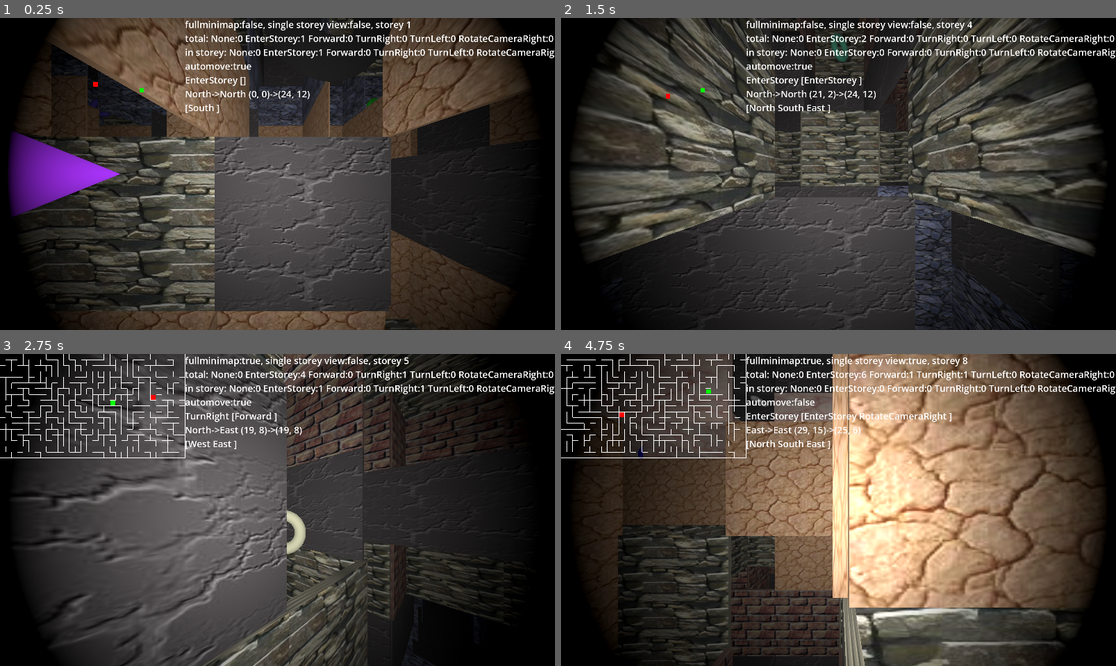
Above: before the commit, frames 1-4 (two rows, left to right).
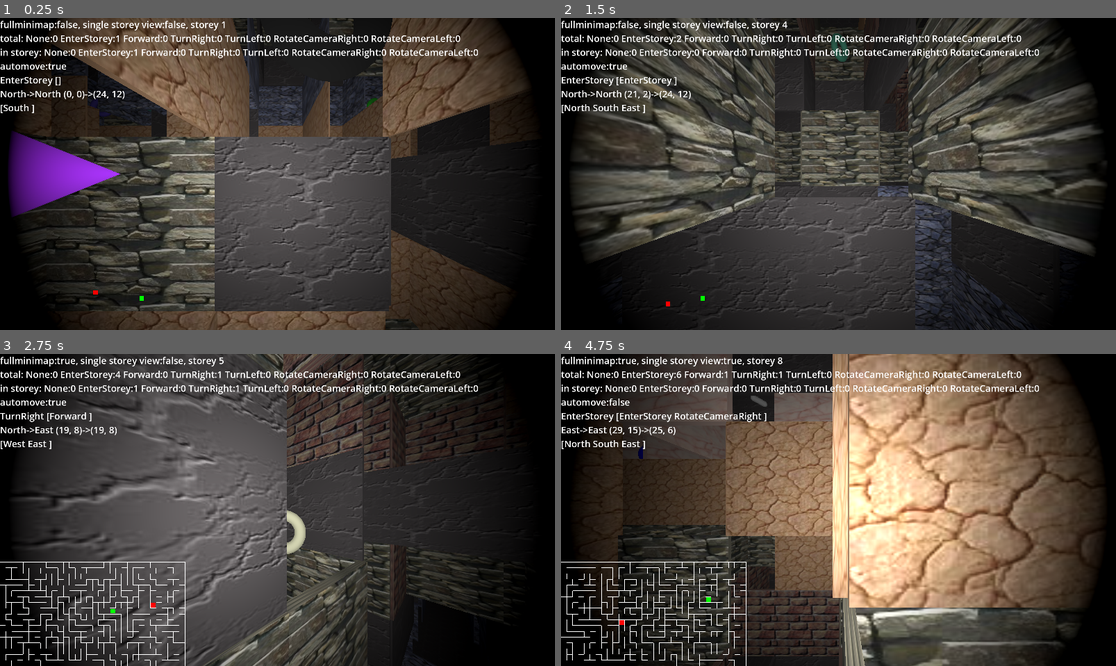
Above: after the commit, the same moments.

Repository: kasworld/gd4maze3d
Game: Godot game, scene res://main.tscn
Two runs of this game, one before a commit and one after it. Both use one fixed random seed, a clock stepped at 60 frames per second and the inputs below.
Inputs (mouse positions are in pixels of both pictures, inside the frame that each line leads up to):
- Up to frame 1 (0.25 s): no input
- Up to frame 2 (1.5 s): tap Enter at 0.5, 0.6, 1.35 s; move the mouse to (960, 158) at 0.52 s; hold Right 0.53-1.28 s; click (960, 158) at 0.67 s; tap Space at 0.77 s; move the mouse to (727, 189) at 1.27 s; hold Down from 1.28 s (still down)
- Up to frame 3 (2.75 s): tap Space at 1.52 s; move the mouse to (333, 441) at 2.02 s; release Down at 2.03 s; hold Right from 2.03 s (still down); tap 1 at 2.1 s; tap Enter at 2.3 s
- Up to frame 4 (4.75 s): move the mouse to (810, 572) at 2.77 s; release Right at 2.78 s; hold Up 2.78-3.53 s; tap 2 at 2.85 s; click (810, 572) at 2.92 s; tap Space at 3.02, 3.77, 4.52 s; tap Enter at 3.05, 3.8, 4.35 s; move the mouse to (1005, 556) at 3.52 s; hold Left from 3.53 s (still down); tap 3 at 3.6 s; move the mouse to (672, 463) at 4.27 s

The runs differ from the first frame. In frame 1, 4.2% of the frame differs, in the area x 0-100%, y 0-91%; in frame 2, 4.6%; in frame 3, 6.4%; in frame 4, 6.8%, in the area x 0-100%, y 0-100%.

Commit message:
change minimap position

Diff:
--- a/main.gd
+++ b/main.gd
@@ -70,7 +70,6 @@
 	add_child(minimap2draw)
 	minimap2draw.init(cur_storey)
 
-	$Label.position.x = minimap.get_width()
 	storey_score += 1
 
 	for i in PlayerCount:
@@ -78,6 +77,9 @@
 		animate_move_by_dur(player_list[i], 0)
 		animate_turn_by_dur(player_list[i], 0)
 	set_minimap_mode()
+
+	minimap.position.y = ProjectSettings.get_setting("display/window/size/viewport_height")-minimap.get_height()
+	minimap2draw.position.y = minimap.position.y
 
 func _process(_delta: float) -> void:
 	var cur_storey = storey_list[StoreyPlay]
